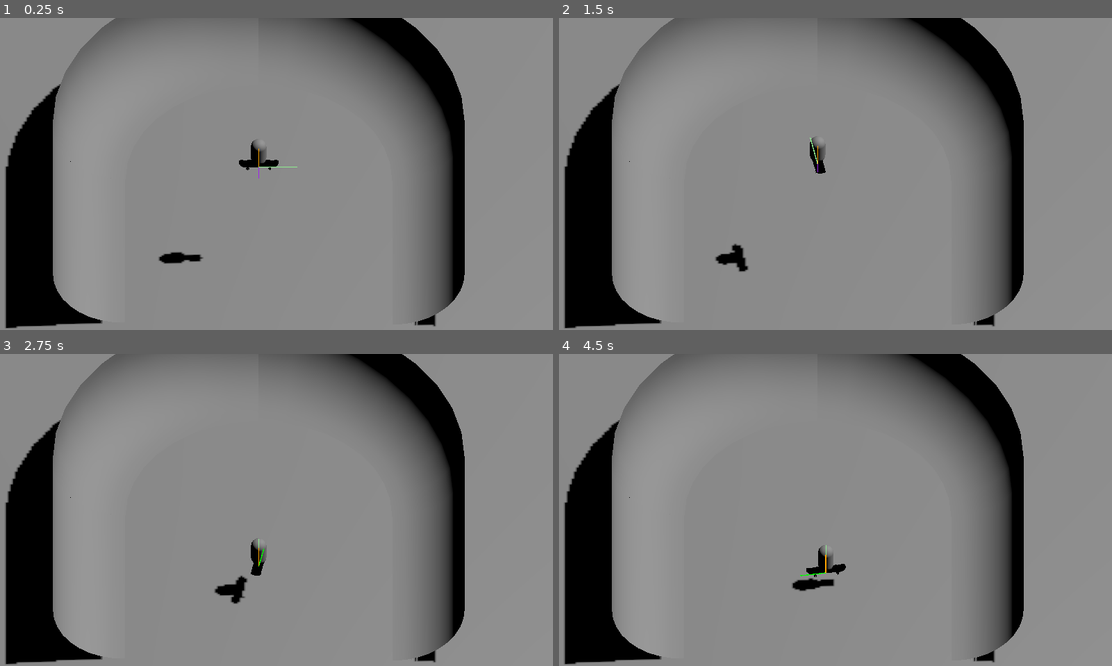
Above: before the commit, frames 1-4 (two rows, left to right).
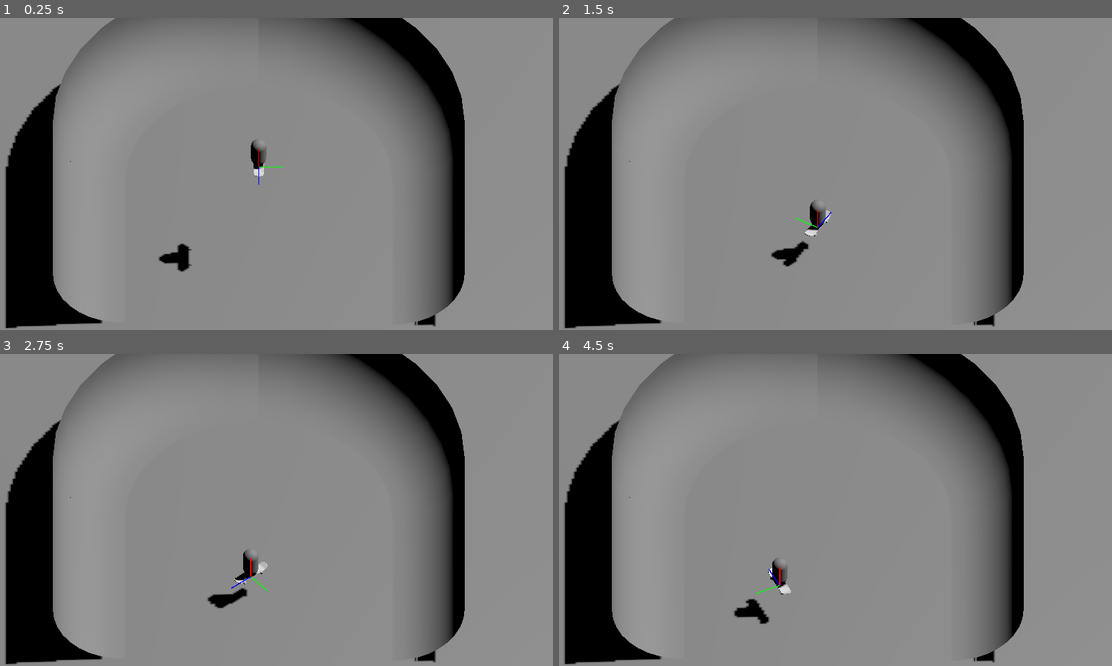
Above: after the commit, the same moments.

Repository: 3deric/GodotSkate
Game: Godot game, scene res://Scenes/testLevel.tscn
Same seed, same stepped clock (60 frames per second), same inputs: the game is played once before the commit and once after it.
Inputs:
- Up to frame 1 (0.25 s): no input
- Up to frame 2 (1.5 s): hold D (Right) 0.53-1.28 s; hold Space (Jump) 0.53-1.28 s; hold S (Backward) from 1.28 s (still down); tap Space (Jump) at 1.35 s
- Up to frame 3 (2.75 s): tap Space (Jump) at 1.52, 1.82 s; release S (Backward) at 2.03 s; hold D (Right) from 2.03 s (still down); hold Space (Jump) from 2.03 s (still down)
- Up to frame 4 (4.5 s): release D (Right) at 2.78 s; release Space (Jump) at 2.78 s; hold W (Forward) 2.78-3.53 s; tap Space (Jump) at 2.85, 3.02, 3.32, 4.35 s; hold Space (Jump) 3.53-4.28 s; hold A (Left) from 3.53 s (still down)

The runs differ from the first frame. In frame 1, 0.4% of the frame differs, in the area x 32-54%, y 41-82%; in frame 2, 1.1%; in frame 3, 0.8%; in frame 4, 1.1%, in the area x 31-52%, y 61-87%.

Commit message:
Refactored the player controller, simplified some functions

Diff:
--- a/Skategame/Scenes/characterBody3D.tscn
+++ b/Skategame/Scenes/characterBody3D.tscn
@@ -1,9 +1,12 @@
-[gd_scene load_steps=7 format=3 uid="uid://d2nejhxrsjjgk"]
+[gd_scene load_steps=8 format=3 uid="uid://d2nejhxrsjjgk"]
 
 [ext_resource type="Script" path="res://Scripts/characterBody3D.gd" id="1_5mxk1"]
 [ext_resource type="PackedScene" uid="uid://h7ks2r24cnfi" path="res://Meshes/skateboard.glb" id="1_qu824"]
 
+[sub_resource type="PrismMesh" id="PrismMesh_rlg6s"]
+
 [sub_resource type="SphereShape3D" id="SphereShape3D_igf5e"]
+radius = 0.149071
 
 [sub_resource type="BoxShape3D" id="BoxShape3D_xhtrt"]
 size = Vector3(0.394165, 0.215149, 1.53833)
@@ -15,6 +18,7 @@
 [sub_resource type="CapsuleMesh" id="CapsuleMesh_gsf53"]
 
 [node name="Character" type="CharacterBody3D"]
+collision_mask = 15
 axis_lock_angular_x = true
 axis_lock_angular_y = true
 axis_lock_angular_z = true
@@ -24,14 +28,19 @@
 floor_snap_length = 0.5
 script = ExtResource("1_5mxk1")
 
+[node name="MeshInstance3D" type="MeshInstance3D" parent="."]
+transform = Transform3D(1, 0, 0, 0, 1, 0, 0, 0, 1, 0, 0.28767, 0)
+visible = false
+mesh = SubResource("PrismMesh_rlg6s")
+
 [node name="CollisionShape3D" type="CollisionShape3D" parent="."]
-transform = Transform3D(1, 0, 0, 0, 1, 0, 0, 0, 1, 0, 0.5, 0)
+transform = Transform3D(1, 0, 0, 0, 1, 0, 0, 0, 1, 0, 0.0216691, 0)
 shape = SubResource("SphereShape3D_igf5e")
 
 [node name="RBDBoard" type="RigidBody3D" parent="."]
 top_level = true
-collision_layer = 2
-collision_mask = 2
+collision_layer = 2048
+collision_mask = 2049
 freeze = true
 
 [node name="skateboard" parent="RBDBoard" instance=ExtResource("1_qu824")]
@@ -43,8 +52,8 @@
 
 [node name="RBDCharacter" type="RigidBody3D" parent="."]
 top_level = true
-collision_layer = 2
-collision_mask = 2
+collision_layer = 2048
+collision_mask = 2049
 freeze = true
 
 [node name="CollisionShape3D" type="CollisionShape3D" parent="RBDCharacter"]
--- a/Skategame/Scenes/testLevel.tscn
+++ b/Skategame/Scenes/testLevel.tscn
@@ -32,7 +32,6 @@
 
 [node name="StaticBody3D" type="StaticBody3D" parent="Floor"]
 transform = Transform3D(1, 0.000785398, 0, -0.000785398, 1, 0, 0, 0, 1, 0, 0, 0)
-collision_layer = 3
 
 [node name="CollisionShape3D" type="CollisionShape3D" parent="Floor/StaticBody3D"]
 transform = Transform3D(25, 0, 0, 0, 25, 0, 0, 0, 25, 0, 0, 0)
@@ -43,6 +42,7 @@
 shadow_enabled = true
 
 [node name="PipeStraight" type="StaticBody3D" parent="."]
+collision_layer = 2
 collision_mask = 2
 
 [node name="MeshVis" type="MeshInstance3D" parent="PipeStraight"]
@@ -53,6 +53,7 @@
 
 [node name="PipeStraight2" type="StaticBody3D" parent="."]
 transform = Transform3D(-1, 0, -8.74228e-08, 0, 1, 0, 8.74228e-08, 0, -1, 0, 0, 0)
+collision_layer = 2
 collision_mask = 2
 
 [node name="MeshVis" type="MeshInstance3D" parent="PipeStraight2"]
@@ -62,9 +63,11 @@
 shape = SubResource("ConcavePolygonShape3D_ox4yu")
 
 [node name="PipeStraightTop" type="StaticBody3D" parent="."]
+visible = false
 
 [node name="ColTop" type="CollisionShape3D" parent="PipeStraightTop"]
 shape = SubResource("ConcavePolygonShape3D_nqx32")
+disabled = true
 
 [node name="PipeStraightTop2" type="StaticBody3D" parent="."]
 transform = Transform3D(-1, 0, 8.74228e-08, 0, 1, 0, -8.74228e-08, 0, -1, 0, 0, 0)
@@ -74,6 +77,7 @@
 
 [node name="PipeCurve" type="StaticBody3D" parent="."]
 transform = Transform3D(1, 0, 0, 0, 1, 0, 0, 0, 1, 0, 0, -8)
+collision_layer = 3
 
 [node name="MeshVis" type="MeshInstance3D" parent="PipeCurve"]
 mesh = ExtResource("2_0h3ri")
@@ -83,6 +87,7 @@
 
 [node name="PipeCurve2" type="StaticBody3D" parent="."]
 transform = Transform3D(-4.37114e-08, 0, 1, 0, 1, 0, -1, 0, -4.37114e-08, -4, 0, -4)
+collision_layer = 3
 
 [node name="MeshVis" type="MeshInstance3D" parent="PipeCurve2"]
 mesh = ExtResource("2_0h3ri")
@@ -109,4 +114,4 @@
 player = NodePath("../Character")
 
 [node name="Character" parent="." instance=ExtResource("4_d8v8c")]
-transform = Transform3D(-4.37114e-08, 0, 1, 0, 1, 0, -1, 0, -4.37114e-08, -1.13058, 2.22471, -0.540884)
+transform = Transform3D(1, 0, 0, 0, 1, 0, 0, 0, 1, -1.13058, 2.22471, -0.540884)
--- a/Skategame/Scripts/characterBody3D.gd
+++ b/Skategame/Scripts/characterBody3D.gd
@@ -2,15 +2,24 @@
 
 const acc = 0.2
 const jumpVel = 5.0
-const rot = 1.0
+const rot = 2.0
+const rotJump = 5.0
 const maxVel = 20.0
 const gravity = 10.0
+
+enum PlayerState {RESET, GROUND, AIR, FALL}
 
 var input = Vector3.ZERO #input values
 var dir = Vector3.ZERO #current direction of motion
 var lastDir = Vector3.ZERO #direction of last frame for falling check
 var xForm = null
 var grounded = false
+var right = Vector3.ZERO
+
+var playerState = PlayerState.RESET
+
+var rampPos = Vector3.ZERO
+var rampDir = Vector3.ZERO
 @onready var rbdBoard: RigidBody3D = get_node("RBDBoard")
 @onready var rbdChar: RigidBody3D = get_node("RBDCharacter")
 var fallen = false
@@ -20,92 +29,125 @@
 
 func _physics_process(delta):
 	xForm = global_transform
-	dir = xForm.basis.x.cross(up_direction)
-	grounded = is_on_floor()
-	#get inputs
+
+
+	#print(abs(velocity.normalized().dot(Vector3.UP)) )
+	#check if player is falling
 	_inputHandler()
+	_playerState()
 
-	#print(get_last_slide_collision())
-
-	if fallen:
-		if input.y:
-			_resetPlayer(Vector3.UP * 5.0)
+	if (playerState == PlayerState.FALL):
+		velocity = Vector3.ZERO
 		return
 
+	#behaviour while grounded
+	if (playerState == PlayerState.GROUND):
 
-	if grounded:
-		#print(abs(lastDir.dot(dir)))
-		if (abs(lastDir.dot(dir)) < 0.5 and abs(lastDir.dot(Vector3.UP)) < 0.95 and !fallen):
-			_fall()
-		#print(get_floor_normal())
-		var raycast = _raycast(global_position, global_position - up_direction)
-		if raycast:
-			up_direction = raycast.normal
-		if input.x:
-			#rotation input
-			#velocity = velocity.rotated(up_direction, input.x * rot)
-			rotate_y(input.x * rot * delta)
-		if input.y:
-			velocity += dir * input.y * acc
+		_setUpDirection()
 
-		else:
-			velocity *= 0.99
-		if input.z:
-			velocity += up_direction * jumpVel
-			lastDir = velocity.normalized()
-		else:
-			lastDir = dir
-		velocity = _killOrthogonalVelocity(xForm, velocity)
+		#acceleration
+		velocity += xForm.basis.z * input.y * acc
 
+		#jump acceleration
+		velocity += xForm.basis.y * input.z * jumpVel
+
+		rotate_object_local(Vector3.UP, input.x * rot * delta)
+
+		#apply gravity
+		velocity.y -= gravity * delta
+
+		_killOrthogonalVelocity(xForm, velocity)
+
+	#movement while not grounded
 	else:
-		if input.x:
-			rotate_y(input.x * rot * delta * 10)
+		rotate_object_local(Vector3.UP, input.x * rotJump * delta)
+		velocity.y -= gravity * delta
 		up_direction = Vector3.UP
 
-	#apply gravity
-	velocity.y -= gravity * delta
+	#align upvector with ground while grounded
+	global_transform = _align(global_transform, up_direction)
+
 
 	#apply movement
+
 	move_and_slide()
+
+
+func _playerState():
+	if (playerState == PlayerState.FALL):
+		return
+
+	if is_on_floor():
+		var fallCheck = (abs(velocity.normalized().dot(xForm.basis.z)))
+		if(fallCheck < 0.5 and fallCheck != 0 and velocity.length() > 1.0):
+			playerState = PlayerState.FALL
+			_fall()
+		else:
+			playerState = PlayerState.GROUND
+	else:
+		playerState = PlayerState.AIR
+
+func _setUpDirection():
+	#raycast to define new up direction based on the ground
+	var raycast = _raycast(global_position, global_position - up_direction)
+	if raycast:
+		up_direction = raycast.normal
+	else:
+		up_direction = Vector3.UP
 
 func _process(delta):
 	#to do
 	#interpolate rotation to get smoother motion on slopes
-	var basis = Basis(dir.cross(up_direction), up_direction, dir)
-	var transform = Transform3D(basis, global_position)
-	if(!fallen):
-		rbdChar.global_transform = transform
-		rbdBoard.global_transform = transform
+	if(playerState != PlayerState.FALL):
+		rbdChar.global_transform = global_transform
+		rbdBoard.global_transform = global_transform
+
+func _rampSnap():
+	#to do
+	#check if player is going vertial
+	#set new state to ramp
+	#store last grounded position to cast a ray that snaps to the ramp
+	#move the ray on the height of the ramp to slide the player along the ramp
+	var collisionInfo = get_last_slide_collision()
+	if collisionInfo:
+		var collider = collisionInfo.get_collider()
+		if(collider.collision_layer == 2):
+			#collisionInfo.
+			rampPos = collisionInfo.get_position()
+			rampDir = up_direction
+
+			pass
+		#if (!get_slide_collision(0) and collider.collision_layer == 2):
+		#	print("from ramp!")
+	pass
 
 func _fall():
-	fallen = true
-	print("FALL!")
 	rbdChar.freeze = false
 	rbdChar.apply_impulse(velocity)
 	rbdBoard.freeze = false
 	rbdBoard.apply_impulse(velocity)
 
-
-func _resetPlayer(position):
+func _resetPlayer(pos):
 	up_direction = Vector3.UP
 	velocity = Vector3.ZERO
 	lastDir = global_transform.basis.x.cross(up_direction)
-	global_position = position
+	global_position = pos
 	rbdChar.freeze = true
 	rbdBoard.freeze = true
-	fallen = false
-	grounded = false
-	print("resetting")
+	playerState = PlayerState.RESET
 
 func _inputHandler():
 	input.x = int(Input.is_action_pressed("Left")) - int(Input.is_action_pressed("Right"))
 	input.y = int(Input.is_action_pressed("Forward")) - int(Input.is_action_pressed("Backward"))
 	input.z = int(Input.is_action_pressed("Jump"))
 
-func _killOrthogonalVelocity(xForm, velocity):
-	var fwdVel = xForm.basis.z * velocity.dot(xForm.basis.z)
-	var ortVel = xForm.basis.x * velocity.dot(xForm.basis.x)
-	var upVel = Vector3.UP  * velocity.dot(Vector3.UP)
+	if(input.y and playerState == PlayerState.FALL):
+		_resetPlayer(global_position)
+
+func _killOrthogonalVelocity(xForm, vel):
+	var fwdVel = xForm.basis.z * vel.dot(xForm.basis.z)
+	var ortVel = xForm.basis.x * vel.dot(xForm.basis.x)
+	var upVel = xForm.basis.y  * vel.dot(xForm.basis.y)
 	velocity = fwdVel + ortVel * 0.25 + upVel
 	return velocity
 
@@ -115,3 +157,9 @@
 	query.collide_with_areas = true
 	var result = space_state.intersect_ray(query)
 	return result
+
+func _align(xform, newUp):
+	xform.basis.y = newUp
+	xform.basis.x = -xform.basis.z.cross(newUp)
+	xform.basis = xform.basis.orthonormalized()
+	return xform
--- a/Skategame/Scripts/debugView.gd
+++ b/Skategame/Scripts/debugView.gd
@@ -7,14 +7,19 @@
 	queue_redraw()
 
 func _draw():
-	_debugDraw(player.global_position, player.global_position + player.velocity * 0.25, Color.PURPLE)
-	_debugDraw(player.global_position, player.global_position + Vector3.UP, Color.RED)
-	if player.grounded:
-		_debugDraw(player.global_position, player.global_position - player.up_direction * 2, Color.PINK)
-	_debugDraw(player.global_position, player.global_position + player.dir, Color.GREEN)
-	_debugDraw(player.global_position, player.global_position + player.lastDir * 1.5, Color.LIGHT_GREEN)
+	_debugDraw(player.global_position, player.global_position + player.transform.basis.x, Color.GREEN)
 	_debugDraw(player.global_position, player.global_position + player.transform.basis.y, Color.RED)
-	_debugDraw(player.global_position, player.global_position + player.up_direction, Color.ORANGE)
+	_debugDraw(player.global_position, player.global_position + player.transform.basis.z, Color.BLUE)
+	#_debugDraw(player.global_position, player.global_position + player.velocity * 0.25, Color.PURPLE)
+	#_debugDraw(player.global_position, player.global_position + Vector3.UP, Color.RED)
+	#if player.grounded:
+	#	_debugDraw(player.global_position, player.global_position - player.up_direction * 2, Color.PINK)
+	#_debugDraw(player.global_position, player.global_position + player.dir, Color.GREEN)
+	#_debugDraw(player.global_position, player.global_position + player.lastDir * 1.5, Color.LIGHT_GREEN)
+	#_debugDraw(player.global_position, player.global_position + player.transform.basis.y, Color.RED)
+	#_debugDraw(player.global_position, player.global_position + player.right, Color.BLUE)
+	#_debugDraw(player.global_position, player.global_position + player.up_direction, Color.ORANGE)
+	#_debugDraw(player.rampPos , player.rampPos + player.rampDir, Color.ORANGE)
 	pass
 
 func _debugDraw(from, to, col):
